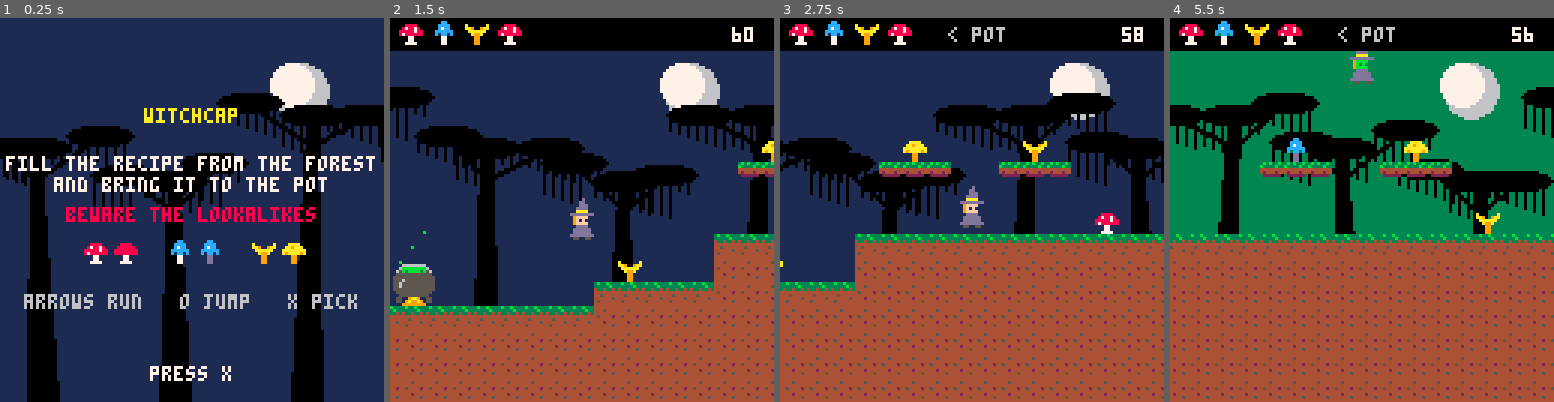
Above: before the commit, frames 1-4 (left to right).
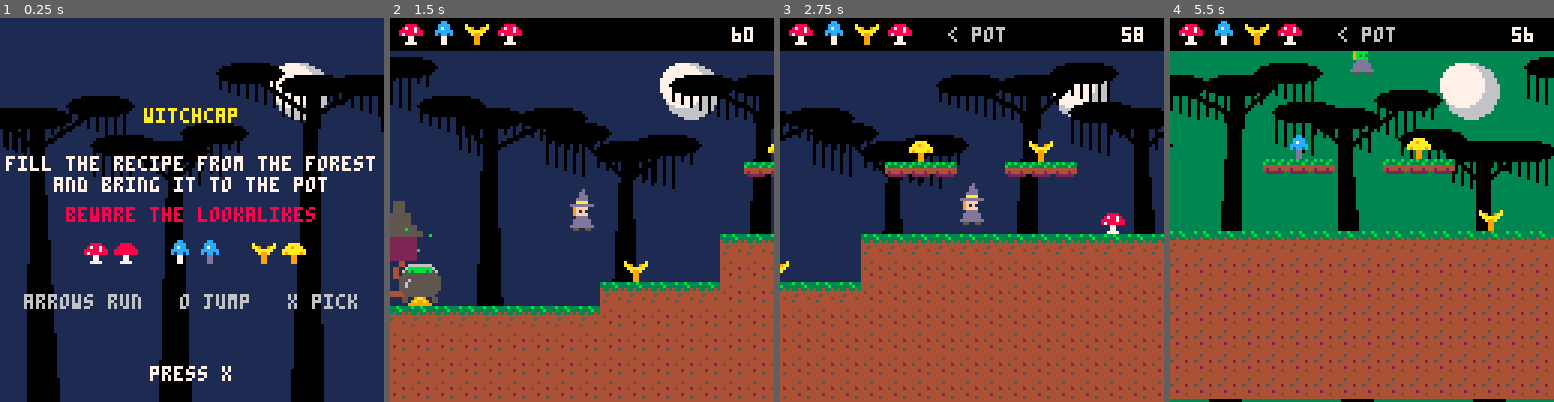
Above: after the commit, the same moments.

Repository: drachis/carts
Game: PICO-8 cartridge proj/witchcap/tests/test_boot.p8
Same seed, same stepped clock (60 frames per second), same inputs: the game is played once before the commit and once after it.
Inputs:
- Up to frame 1 (0.25 s): no input
- Up to frame 2 (1.5 s): tap X (X key) at 0.33, 1.07 s; tap O (Z key) at 0.7 s
- Up to frame 3 (2.75 s): hold Right 1.6-2.1 s; tap O (Z key) at 1.7, 2.1, 2.5 s; tap X (X key) at 1.85 s; hold Up 2.15-2.42 s; hold Right from 2.47 s (still down)
- Up to frame 4 (5.5 s): tap O (Z key) every 0.4 s from 2.9 to 5.3 s; tap X (X key) at 2.97, 4.08, 5.2 s; release Right at 3.03 s; hold Left 3.08-3.58 s; hold Down 3.63-3.97 s; hold Right 4.02-4.68 s; hold Up 4.73-5.03 s; hold Left from 5.08 s (still down)

The runs differ from the first frame. In frame 1, 13% of the frame differs, in the area x 0-100%, y 11-95%; in frame 2, 23%; in frame 3, 23%; in frame 4, 24%, in the area x 0-100%, y 8-100%.

Commit message:
witchcap: baba yaga's hut stands on chicken legs in the backdrop west of the clearing, shifting from foot to foot; trees stand taller (1686 tokens)
Co-Authored-By: Claude Opus 5.5 <noreply@anthropic.com>

Diff:
--- a/proj/witchcap/forest.lua
+++ b/proj/witchcap/forest.lua
@@ -74,8 +74,10 @@
  circfill(100,24,9,6)
  circfill(97,22,7,7)
  for tree=1,17 do
-  draw_tree(tree*44-30-camera_x\2,34+tree%3*11,tree)
+  draw_tree(tree*44-30-camera_x\2,24+tree%3*11,tree)
  end
+ -- baba yaga's hut, shifting from foot to foot west of the clearing
+ sspr(96,16,16,16,226-camera_x\2,62+sin(t()/3)*2,32,32)
 end
 
 function draw_forest()
--- a/proj/witchcap/tests/test_boot.lua
+++ b/proj/witchcap/tests/test_boot.lua
@@ -32,6 +32,7 @@
  game_update()
  game_draw()
  if n==5 then expect_mode("title") dump_screen("boot_title") end
+ if n==45 then expect_mode("play") dump_screen("boot_start") end
  if n==190 then expect_mode("play") dump_screen("boot_play") end
  if n==410 then expect_mode("brewed") dump_screen("boot_brewed") end
  if n==460 then expect_mode("play") end
--- a/proj/witchcap/tests/test_boot.p8
+++ b/proj/witchcap/tests/test_boot.p8
@@ -26,22 +26,22 @@
 44444454444244440000000000000000000000000000000000000000000000000000000000000000000000000000000000000000000000000000000000000000
 45444444444444540000000000000000000000000000000000000000000000000000000000000000000000000000000000000000000000000000000000000000
 44444444444444440000000000000000000000000000000000000000000000000000000000000000000000000000000000000000000000000000000000000000
-00000000000000000000000000000000000000000000000000000000000000000000000000000000000000000000000000000000000000000000000000000000
-0000d0000000d0000000d00000000000000000000000000000000000000000000000000000000000000000000000000000000000000000000000000000000000
-000dd000000dd000000dd00000000000000066666666000000000000000000000000000000000000000000000000000000000000000000000000000000000000
-000ddd00000ddd00000ddd00000000000006bbbbbbbb600000000000000000000000000000000000000000000000000000000000000000000000000000000000
-00dddd0000dddd0000dddd00000000000065b3bbbb3b560000000000000000000000000000000000000000000000000000000000000000000000000000000000
-00aaaa0000aaaa0000aaaa0000000000005555555555550000000000000000000000000000000000000000000000000000000000000000000000000000000000
-dddddddddddddddddddddddd00000000055555555555555000000000000000000000000000000000000000000000000000000000000000000000000000000000
-09ffff0009ffff0009ffff0000000000055565555555555000000000000000000000000000000000000000000000000000000000000000000000000000000000
-09f1f10009f1f10009f1f10000000000055655555555555000000000000000000000000000000000000000000000000000000000000000000000000000000000
-09ffff0009ffff0009ffff0000000000055655555555555000000000000000000000000000000000000000000000000000000000000000000000000000000000
-00dddd0000dddd0000dddd0000000000055555555555555000000000000000000000000000000000000000000000000000000000000000000000000000000000
-0dddddd00dddddd00dddddd000000000005555555555550000000000000000000000000000000000000000000000000000000000000000000000000000000000
-0dddddd00dddddd00dddddd000000000000555555555500000000000000000000000000000000000000000000000000000000000000000000000000000000000
-0dddddd00dddddd0dddddddd000000000055009aa900550000000000000000000000000000000000000000000000000000000000000000000000000000000000
-00500500000550000550055000000000005509a99a90550000000000000000000000000000000000000000000000000000000000000000000000000000000000
-00500550000550000000000000000000000099999999000000000000000000000000000000000000000000000000000000000000000000000000000000000000
+00000000000000000000000000000000000000000000000000000000000000000000000000000000000000000000000000000000005500000000000000000000
+0000d0000000d0000000d00000000000000000000000000000000000000000000000000000000000000000000000000000000500005500000000000000000000
+000dd000000dd000000dd00000000000000066666666000000000000000000000000000000000000000000000000000000005550055550000000000000000000
+000ddd00000ddd00000ddd00000000000006bbbbbbbb600000000000000000000000000000000000000000000000000000055555555550000000000000000000
+00dddd0000dddd0000dddd00000000000065b3bbbb3b560000000000000000000000000000000000000000000000000000555555555555000000000000000000
+00aaaa0000aaaa0000aaaa0000000000005555555555550000000000000000000000000000000000000000000000000005555555555555500000000000000000
+dddddddddddddddddddddddd00000000055555555555555000000000000000000000000000000000000000000000000000222222222222000000000000000000
+09ffff0009ffff0009ffff0000000000055565555555555000000000000000000000000000000000000000000000000000222aa2222222000000000000000000
+09f1f10009f1f10009f1f10000000000055655555555555000000000000000000000000000000000000000000000000000222aa2222222000000000000000000
+09ffff0009ffff0009ffff0000000000055655555555555000000000000000000000000000000000000000000000000000222222222222000000000000000000
+00dddd0000dddd0000dddd0000000000055555555555555000000000000000000000000000000000000000000000000000004000000400000000000000000000
+0dddddd00dddddd00dddddd000000000005555555555550000000000000000000000000000000000000000000000000000040000004000000000000000000000
+0dddddd00dddddd00dddddd000000000000555555555500000000000000000000000000000000000000000000000000000040000004000000000000000000000
+0dddddd00dddddd0dddddddd000000000055009aa900550000000000000000000000000000000000000000000000000000004000000400000000000000000000
+00500500000550000550055000000000005509a99a90550000000000000000000000000000000000000000000000000000004000000400000000000000000000
+00500550000550000000000000000000000099999999000000000000000000000000000000000000000000000000000000444000044400000000000000000000
 00000000000000000000000000000000000000000000000000000000000000000000000000000000000000000000000000000000000000000000000000000000
 00000000000000000000000000000000000000000000000000000000000000000000000000000000000000000000000000000000000000000000000000000000
 00000000000000000000000000000000000000000000000000000000000000000000000000000000000000000000000000000000000000000000000000000000
--- a/proj/witchcap/tests/test_forest.p8
+++ b/proj/witchcap/tests/test_forest.p8
@@ -26,22 +26,22 @@
 44444454444244440000000000000000000000000000000000000000000000000000000000000000000000000000000000000000000000000000000000000000
 45444444444444540000000000000000000000000000000000000000000000000000000000000000000000000000000000000000000000000000000000000000
 44444444444444440000000000000000000000000000000000000000000000000000000000000000000000000000000000000000000000000000000000000000
-00000000000000000000000000000000000000000000000000000000000000000000000000000000000000000000000000000000000000000000000000000000
-0000d0000000d0000000d00000000000000000000000000000000000000000000000000000000000000000000000000000000000000000000000000000000000
-000dd000000dd000000dd00000000000000066666666000000000000000000000000000000000000000000000000000000000000000000000000000000000000
-000ddd00000ddd00000ddd00000000000006bbbbbbbb600000000000000000000000000000000000000000000000000000000000000000000000000000000000
-00dddd0000dddd0000dddd00000000000065b3bbbb3b560000000000000000000000000000000000000000000000000000000000000000000000000000000000
-00aaaa0000aaaa0000aaaa0000000000005555555555550000000000000000000000000000000000000000000000000000000000000000000000000000000000
-dddddddddddddddddddddddd00000000055555555555555000000000000000000000000000000000000000000000000000000000000000000000000000000000
-09ffff0009ffff0009ffff0000000000055565555555555000000000000000000000000000000000000000000000000000000000000000000000000000000000
-09f1f10009f1f10009f1f10000000000055655555555555000000000000000000000000000000000000000000000000000000000000000000000000000000000
-09ffff0009ffff0009ffff0000000000055655555555555000000000000000000000000000000000000000000000000000000000000000000000000000000000
-00dddd0000dddd0000dddd0000000000055555555555555000000000000000000000000000000000000000000000000000000000000000000000000000000000
-0dddddd00dddddd00dddddd000000000005555555555550000000000000000000000000000000000000000000000000000000000000000000000000000000000
-0dddddd00dddddd00dddddd000000000000555555555500000000000000000000000000000000000000000000000000000000000000000000000000000000000
-0dddddd00dddddd0dddddddd000000000055009aa900550000000000000000000000000000000000000000000000000000000000000000000000000000000000
-00500500000550000550055000000000005509a99a90550000000000000000000000000000000000000000000000000000000000000000000000000000000000
-00500550000550000000000000000000000099999999000000000000000000000000000000000000000000000000000000000000000000000000000000000000
+00000000000000000000000000000000000000000000000000000000000000000000000000000000000000000000000000000000005500000000000000000000
+0000d0000000d0000000d00000000000000000000000000000000000000000000000000000000000000000000000000000000500005500000000000000000000
+000dd000000dd000000dd00000000000000066666666000000000000000000000000000000000000000000000000000000005550055550000000000000000000
+000ddd00000ddd00000ddd00000000000006bbbbbbbb600000000000000000000000000000000000000000000000000000055555555550000000000000000000
+00dddd0000dddd0000dddd00000000000065b3bbbb3b560000000000000000000000000000000000000000000000000000555555555555000000000000000000
+00aaaa0000aaaa0000aaaa0000000000005555555555550000000000000000000000000000000000000000000000000005555555555555500000000000000000
+dddddddddddddddddddddddd00000000055555555555555000000000000000000000000000000000000000000000000000222222222222000000000000000000
+09ffff0009ffff0009ffff0000000000055565555555555000000000000000000000000000000000000000000000000000222aa2222222000000000000000000
+09f1f10009f1f10009f1f10000000000055655555555555000000000000000000000000000000000000000000000000000222aa2222222000000000000000000
+09ffff0009ffff0009ffff0000000000055655555555555000000000000000000000000000000000000000000000000000222222222222000000000000000000
+00dddd0000dddd0000dddd0000000000055555555555555000000000000000000000000000000000000000000000000000004000000400000000000000000000
+0dddddd00dddddd00dddddd000000000005555555555550000000000000000000000000000000000000000000000000000040000004000000000000000000000
+0dddddd00dddddd00dddddd000000000000555555555500000000000000000000000000000000000000000000000000000040000004000000000000000000000
+0dddddd00dddddd0dddddddd000000000055009aa900550000000000000000000000000000000000000000000000000000004000000400000000000000000000
+00500500000550000550055000000000005509a99a90550000000000000000000000000000000000000000000000000000004000000400000000000000000000
+00500550000550000000000000000000000099999999000000000000000000000000000000000000000000000000000000444000044400000000000000000000
 00000000000000000000000000000000000000000000000000000000000000000000000000000000000000000000000000000000000000000000000000000000
 00000000000000000000000000000000000000000000000000000000000000000000000000000000000000000000000000000000000000000000000000000000
 00000000000000000000000000000000000000000000000000000000000000000000000000000000000000000000000000000000000000000000000000000000
--- a/proj/witchcap/tests/test_witch.p8
+++ b/proj/witchcap/tests/test_witch.p8
@@ -27,22 +27,22 @@
 44444454444244440000000000000000000000000000000000000000000000000000000000000000000000000000000000000000000000000000000000000000
 45444444444444540000000000000000000000000000000000000000000000000000000000000000000000000000000000000000000000000000000000000000
 44444444444444440000000000000000000000000000000000000000000000000000000000000000000000000000000000000000000000000000000000000000
-00000000000000000000000000000000000000000000000000000000000000000000000000000000000000000000000000000000000000000000000000000000
-0000d0000000d0000000d00000000000000000000000000000000000000000000000000000000000000000000000000000000000000000000000000000000000
-000dd000000dd000000dd00000000000000066666666000000000000000000000000000000000000000000000000000000000000000000000000000000000000
-000ddd00000ddd00000ddd00000000000006bbbbbbbb600000000000000000000000000000000000000000000000000000000000000000000000000000000000
-00dddd0000dddd0000dddd00000000000065b3bbbb3b560000000000000000000000000000000000000000000000000000000000000000000000000000000000
-00aaaa0000aaaa0000aaaa0000000000005555555555550000000000000000000000000000000000000000000000000000000000000000000000000000000000
-dddddddddddddddddddddddd00000000055555555555555000000000000000000000000000000000000000000000000000000000000000000000000000000000
-09ffff0009ffff0009ffff0000000000055565555555555000000000000000000000000000000000000000000000000000000000000000000000000000000000
-09f1f10009f1f10009f1f10000000000055655555555555000000000000000000000000000000000000000000000000000000000000000000000000000000000
-09ffff0009ffff0009ffff0000000000055655555555555000000000000000000000000000000000000000000000000000000000000000000000000000000000
-00dddd0000dddd0000dddd0000000000055555555555555000000000000000000000000000000000000000000000000000000000000000000000000000000000
-0dddddd00dddddd00dddddd000000000005555555555550000000000000000000000000000000000000000000000000000000000000000000000000000000000
-0dddddd00dddddd00dddddd000000000000555555555500000000000000000000000000000000000000000000000000000000000000000000000000000000000
-0dddddd00dddddd0dddddddd000000000055009aa900550000000000000000000000000000000000000000000000000000000000000000000000000000000000
-00500500000550000550055000000000005509a99a90550000000000000000000000000000000000000000000000000000000000000000000000000000000000
-00500550000550000000000000000000000099999999000000000000000000000000000000000000000000000000000000000000000000000000000000000000
+00000000000000000000000000000000000000000000000000000000000000000000000000000000000000000000000000000000005500000000000000000000
+0000d0000000d0000000d00000000000000000000000000000000000000000000000000000000000000000000000000000000500005500000000000000000000
+000dd000000dd000000dd00000000000000066666666000000000000000000000000000000000000000000000000000000005550055550000000000000000000
+000ddd00000ddd00000ddd00000000000006bbbbbbbb600000000000000000000000000000000000000000000000000000055555555550000000000000000000
+00dddd0000dddd0000dddd00000000000065b3bbbb3b560000000000000000000000000000000000000000000000000000555555555555000000000000000000
+00aaaa0000aaaa0000aaaa0000000000005555555555550000000000000000000000000000000000000000000000000005555555555555500000000000000000
+dddddddddddddddddddddddd00000000055555555555555000000000000000000000000000000000000000000000000000222222222222000000000000000000
+09ffff0009ffff0009ffff0000000000055565555555555000000000000000000000000000000000000000000000000000222aa2222222000000000000000000
+09f1f10009f1f10009f1f10000000000055655555555555000000000000000000000000000000000000000000000000000222aa2222222000000000000000000
+09ffff0009ffff0009ffff0000000000055655555555555000000000000000000000000000000000000000000000000000222222222222000000000000000000
+00dddd0000dddd0000dddd0000000000055555555555555000000000000000000000000000000000000000000000000000004000000400000000000000000000
+0dddddd00dddddd00dddddd000000000005555555555550000000000000000000000000000000000000000000000000000040000004000000000000000000000
+0dddddd00dddddd00dddddd000000000000555555555500000000000000000000000000000000000000000000000000000040000004000000000000000000000
+0dddddd00dddddd0dddddddd000000000055009aa900550000000000000000000000000000000000000000000000000000004000000400000000000000000000
+00500500000550000550055000000000005509a99a90550000000000000000000000000000000000000000000000000000004000000400000000000000000000
+00500550000550000000000000000000000099999999000000000000000000000000000000000000000000000000000000444000044400000000000000000000
 00000000000000000000000000000000000000000000000000000000000000000000000000000000000000000000000000000000000000000000000000000000
 00000000000000000000000000000000000000000000000000000000000000000000000000000000000000000000000000000000000000000000000000000000
 00000000000000000000000000000000000000000000000000000000000000000000000000000000000000000000000000000000000000000000000000000000
--- a/proj/witchcap/witchcap.p8
+++ b/proj/witchcap/witchcap.p8
@@ -25,22 +25,22 @@
 44444454444244440000000000000000000000000000000000000000000000000000000000000000000000000000000000000000000000000000000000000000
 45444444444444540000000000000000000000000000000000000000000000000000000000000000000000000000000000000000000000000000000000000000
 44444444444444440000000000000000000000000000000000000000000000000000000000000000000000000000000000000000000000000000000000000000
-00000000000000000000000000000000000000000000000000000000000000000000000000000000000000000000000000000000000000000000000000000000
-0000d0000000d0000000d00000000000000000000000000000000000000000000000000000000000000000000000000000000000000000000000000000000000
-000dd000000dd000000dd00000000000000066666666000000000000000000000000000000000000000000000000000000000000000000000000000000000000
-000ddd00000ddd00000ddd00000000000006bbbbbbbb600000000000000000000000000000000000000000000000000000000000000000000000000000000000
-00dddd0000dddd0000dddd00000000000065b3bbbb3b560000000000000000000000000000000000000000000000000000000000000000000000000000000000
-00aaaa0000aaaa0000aaaa0000000000005555555555550000000000000000000000000000000000000000000000000000000000000000000000000000000000
-dddddddddddddddddddddddd00000000055555555555555000000000000000000000000000000000000000000000000000000000000000000000000000000000
-09ffff0009ffff0009ffff0000000000055565555555555000000000000000000000000000000000000000000000000000000000000000000000000000000000
-09f1f10009f1f10009f1f10000000000055655555555555000000000000000000000000000000000000000000000000000000000000000000000000000000000
-09ffff0009ffff0009ffff0000000000055655555555555000000000000000000000000000000000000000000000000000000000000000000000000000000000
-00dddd0000dddd0000dddd0000000000055555555555555000000000000000000000000000000000000000000000000000000000000000000000000000000000
-0dddddd00dddddd00dddddd000000000005555555555550000000000000000000000000000000000000000000000000000000000000000000000000000000000
-0dddddd00dddddd00dddddd000000000000555555555500000000000000000000000000000000000000000000000000000000000000000000000000000000000
-0dddddd00dddddd0dddddddd000000000055009aa900550000000000000000000000000000000000000000000000000000000000000000000000000000000000
-00500500000550000550055000000000005509a99a90550000000000000000000000000000000000000000000000000000000000000000000000000000000000
-00500550000550000000000000000000000099999999000000000000000000000000000000000000000000000000000000000000000000000000000000000000
+00000000000000000000000000000000000000000000000000000000000000000000000000000000000000000000000000000000005500000000000000000000
+0000d0000000d0000000d00000000000000000000000000000000000000000000000000000000000000000000000000000000500005500000000000000000000
+000dd000000dd000000dd00000000000000066666666000000000000000000000000000000000000000000000000000000005550055550000000000000000000
+000ddd00000ddd00000ddd00000000000006bbbbbbbb600000000000000000000000000000000000000000000000000000055555555550000000000000000000
+00dddd0000dddd0000dddd00000000000065b3bbbb3b560000000000000000000000000000000000000000000000000000555555555555000000000000000000
+00aaaa0000aaaa0000aaaa0000000000005555555555550000000000000000000000000000000000000000000000000005555555555555500000000000000000
+dddddddddddddddddddddddd00000000055555555555555000000000000000000000000000000000000000000000000000222222222222000000000000000000
+09ffff0009ffff0009ffff0000000000055565555555555000000000000000000000000000000000000000000000000000222aa2222222000000000000000000
+09f1f10009f1f10009f1f10000000000055655555555555000000000000000000000000000000000000000000000000000222aa2222222000000000000000000
+09ffff0009ffff0009ffff0000000000055655555555555000000000000000000000000000000000000000000000000000222222222222000000000000000000
+00dddd0000dddd0000dddd0000000000055555555555555000000000000000000000000000000000000000000000000000004000000400000000000000000000
+0dddddd00dddddd00dddddd000000000005555555555550000000000000000000000000000000000000000000000000000040000004000000000000000000000
+0dddddd00dddddd00dddddd000000000000555555555500000000000000000000000000000000000000000000000000000040000004000000000000000000000
+0dddddd00dddddd0dddddddd000000000055009aa900550000000000000000000000000000000000000000000000000000004000000400000000000000000000
+00500500000550000550055000000000005509a99a90550000000000000000000000000000000000000000000000000000004000000400000000000000000000
+00500550000550000000000000000000000099999999000000000000000000000000000000000000000000000000000000444000044400000000000000000000
 00000000000000000000000000000000000000000000000000000000000000000000000000000000000000000000000000000000000000000000000000000000
 00000000000000000000000000000000000000000000000000000000000000000000000000000000000000000000000000000000000000000000000000000000
 00000000000000000000000000000000000000000000000000000000000000000000000000000000000000000000000000000000000000000000000000000000
Not shown, changed: proj/witchcap/gen_cart.py
